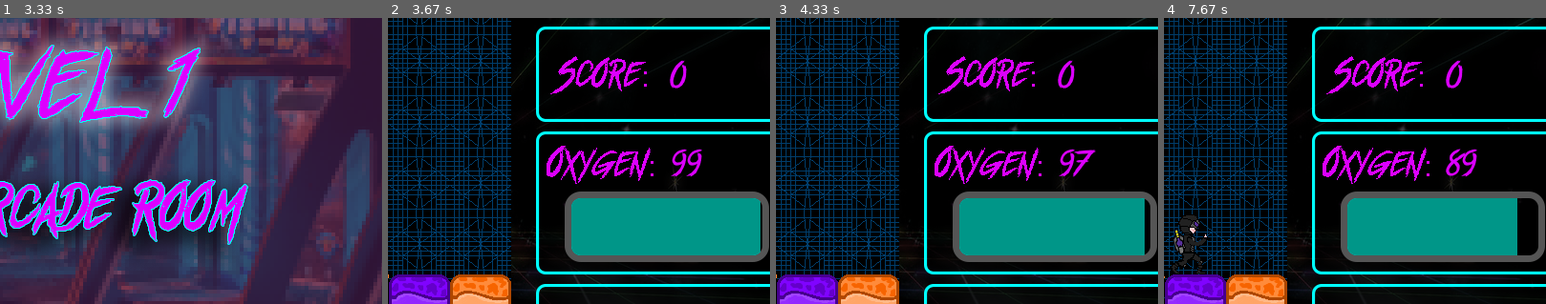
Above: before the commit, frames 1-4 (left to right).
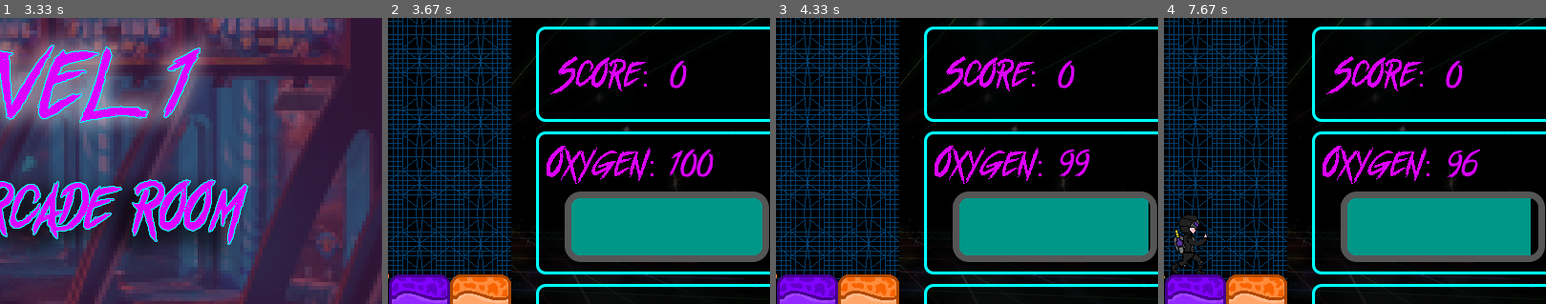
Above: after the commit, the same moments.

Repository: aurelieduprez/Mr.Driller
Game: pygame game, started from Mr. Driller/main.py
Same seed, same stepped clock (60 frames per second), same inputs: the game is played once before the commit and once after it.
Inputs:
- Up to frame 1 (3.33 s): tap Enter at 0.33 s; tap D at 3.23 s
- Up to frame 2 (3.67 s): hold Enter from 3.57 s (still down); hold Left from 3.57 s (still down)
- Up to frame 3 (4.33 s): release Enter at 4.03 s; release Left at 4.03 s
- Up to frame 4 (7.67 s): tap Z at 5.07 s; hold Right 5.4-6.03 s; hold Down 6.07-6.53 s; hold Left 6.57-7.03 s; tap D at 7.57 s
The pictures show only the part of the screen within x 43-93%, y 10-60%; the shares and areas given below are measured in that part.

Frame 1 is identical in both runs. In frame 2, 0.7% of the frame differs, in the area x 73-98%, y 45-82%; in frame 3, 0.4%; in frame 4, 1.2%, in the area x 73-96%, y 45-83%.

Commit message:
started to implement falldetection

Diff:
--- a/Mr. Driller/block.py
+++ b/Mr. Driller/block.py
@@ -13,6 +13,7 @@
         self._posX = posX
         self._posY = posY
         self._currOffset = 0
+        self._canFall = False
 
         # Stats
         self._hp = forceHP
@@ -38,6 +39,12 @@
 
     def ColorAccess(self):
         return self._colors
+
+    def fallAccess(self):
+        return self._canFall
+
+    def posAcc(self):
+        return self._posY, self._posX
 
     def typeAccess(self):
         return self._blockType
@@ -49,6 +56,18 @@
         file += str(bg)
         file += ".png"
         self._bg = path.join("Assets", "Textures", "Background", file)
+
+    def checkFall(self, level):
+
+        #canFall = False
+
+        if self._blockType != "end":    # End blocks aren't affected by gravity
+            if level[self._posY+1][self._posX].hpAccess() == 0 and self._hp > 0:    # Block underneath must be empty
+                if self._blockType != "classic":    # Colored block have their own behavior.
+                    self._canFall = True
+
+        """if canFall:
+            print(self._blockType, "block at", str(self._posX) + ",", self._posY, "can fall.")"""
 
     def updOffset(self, currentOffset):
         self._currOffset = currentOffset
@@ -318,9 +337,6 @@
     def idAcc(self):
         return self._isDisappearing
 
-    def posAcc(self):
-        return self._posY, self._posX
-
     def updTexture(self):
         if self._isDisappearing:
             if self.hpAccess() > 0:
--- a/Mr. Driller/main.py
+++ b/Mr. Driller/main.py
@@ -35,6 +35,7 @@
     nbFrame = 1
 
     blocksDisap = []
+    blocksFall = []
     levelID = 1
 
     player = Character(3, 4, levelID, 0)    # Creates the player instance(posX, posY, bckgrnd, lives)
@@ -408,7 +409,6 @@
                     keydownHandle(event)
 
         # Cleanup after a climb
-
         if backDown and player.climbAcc() < currentClimb:
             if currentClimb == 0:
                 backDown = False
@@ -432,18 +432,19 @@
                     element.updOffset(currentOffset)
 
         # Timed actions
-
         if nbFrame % 30 == 1 and not inPause and not inMenu and not isDead and not won:   # Once per second
-            if levelID <= 4:
+            if levelID <= 4:                # Updates oxygen
                 player.updateOxygen(1, surface, level)
-            for item in blocksDisap:
+            for item in blocksDisap:        # Updates block that are be disappearing
                 if level[item[0]][item[1]].hpAccess() > 0:
                     level[item[0]][item[1]].timeout(surface)
                 elif level[item[0]][item[1]].hpAccess() == 0:
                     del(blocksDisap[blocksDisap.index(item)])
 
-        if nbFrame % 20 == 1 and not inPause and not inMenu and not isDead and not won:   # Once per second
-            if levelID <= 4:
+            print(blocksFall)
+
+        if nbFrame % 25 == 1 and not inPause and not inMenu and not isDead and not won:   # Once per second
+            if levelID > 4:
                 player.updateOxygen(1, surface, level)
 
         fileName = str(player.oxyAcc())
@@ -452,11 +453,15 @@
         Oxygen_display = FontUi.render(str(player.oxyAcc()), 1, (220, 0, 255))
 
         if nbFrame % 5 == 1 and not inPause and not inMenu and not isDead and not won:    # 6 times per second
+            # Player Animations
             player.Anim(surface)
             render(surface, level, currentOffset)
             player.display(surface)
+
+            # Checking Level
             for i in range(0, len(level), 1):
                 for element in level[i]:
+                    # Making delayed blocks disappear
                     if element.typeAccess() == "delayed":
                         if element.idAcc() and element.hpAccess() > 0:
                             if player.blocksFallenAcc() != currentOffset:
@@ -467,6 +472,13 @@
                             bDis = [posY, posX]
                             if bDis not in blocksDisap:
                                 blocksDisap.append(bDis)
+                    if 4 < i < len(level)-5:
+                        element.checkFall(level)
+                        if element.fallAccess():
+                            posY, posX = element.posAcc()
+                            bFa = [posY, posX]
+                            if bFa not in blocksFall:
+                                blocksFall.append(bFa)
 
         if not player.IdlingAcc() and not inPause and not inMenu and not isDead and not won:   # check if player is already idling
             nbFrameAnim += 1
